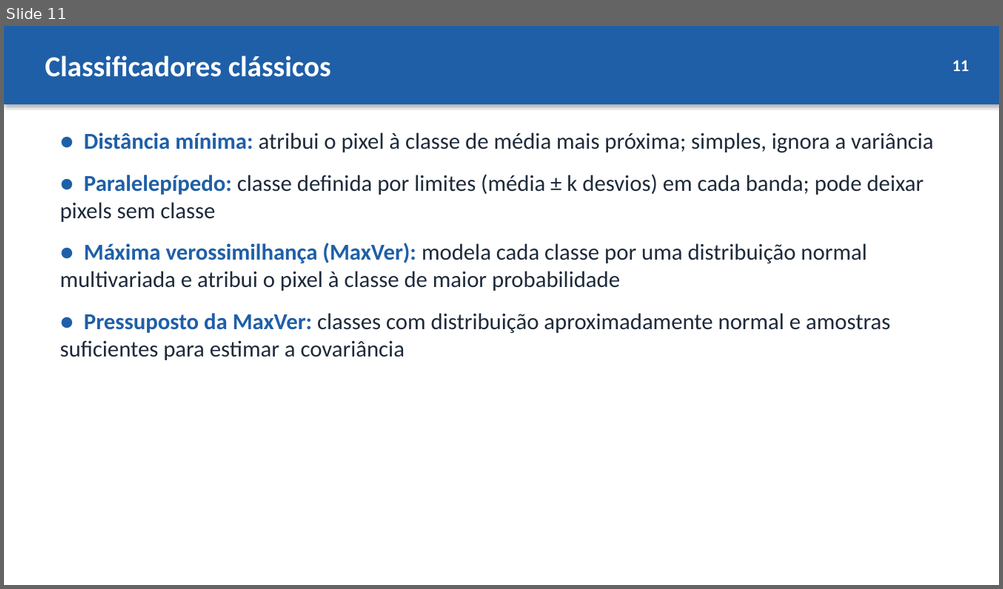
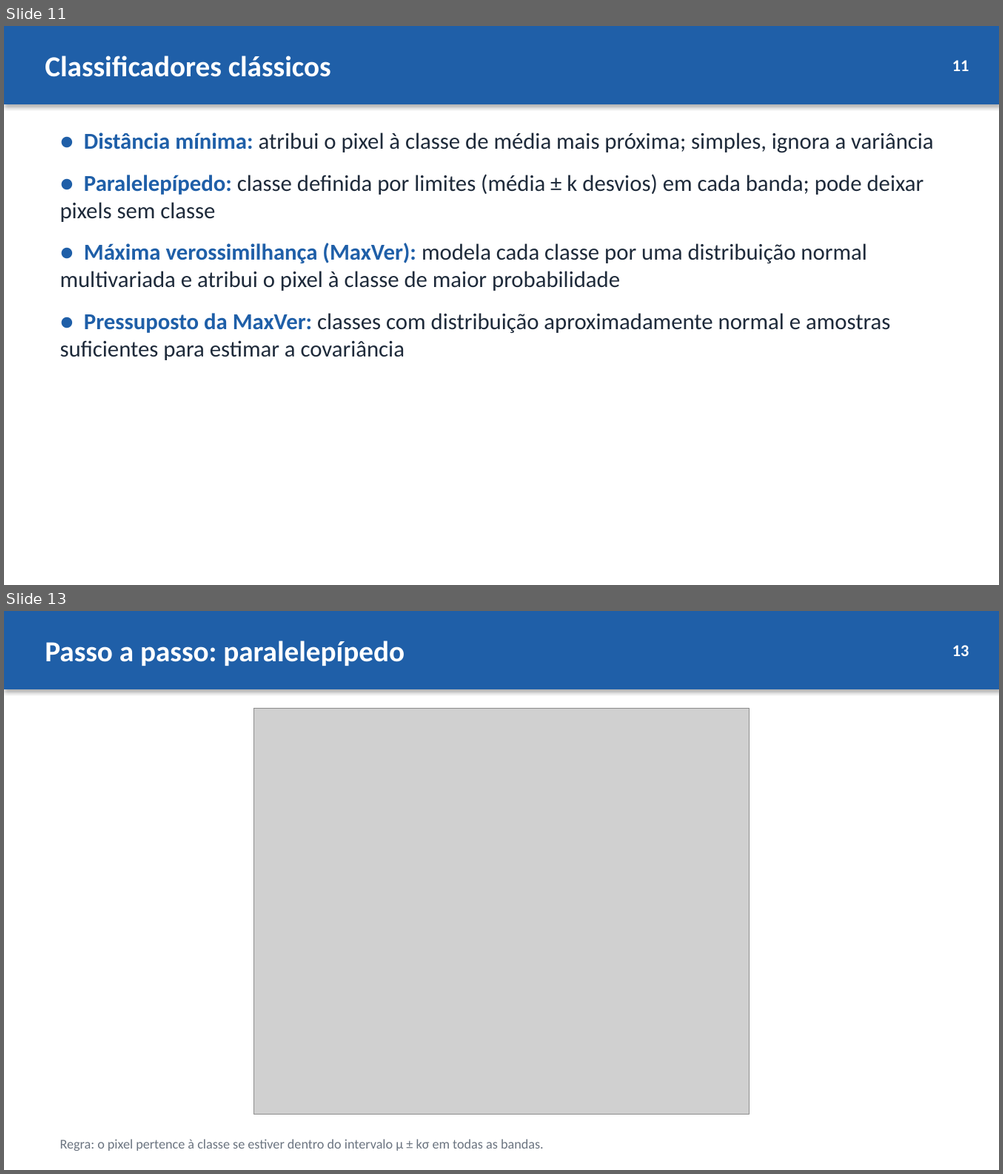
Before and after one commit to hatanpinheiro/hatanpinheiro.github.io, a slide deck: aula/classificacao/slides/Aula2_Classificacao.pptx. Shown one above the other, each under a label of ours: slide 11 before the commit, slides 11 and 13 after it; the slides between them are not shown. The pictures are 1003x589 and 1003x1174 pixels, drawn with LibreOffice and Linux fonts; fonts in the diff are those of the drawing; grey boxes stand for pictures. Boxes give left, top, right and bottom in pixels: in the first picture for what was removed or moved away, otherwise in the second. Text is boxed around its words. In the diff, an @@ line names an element or a change of style, - is before the commit and + after.

```diff
--- a/aula/classificacao/slides/Aula2_Classificacao.pptx
+++ b/aula/classificacao/slides/Aula2_Classificacao.pptx
@@ slide 13 added at <box>4,611,999,1170</box>, background #FFFFFF @@
@@ rectangle added at <box>4,611,999,689</box>, fill #1F5FA8, outline #1F5FA8 1 pt @@
@@ text added at <box>45,641,404,666</box>, 28 pt, text #FFFFFF, bold @@
+Passo a passo: paralelepípedo
@@ text added at <box>952,645,969,656</box>, 16 pt, text #FFFFFF, bold @@
+13
@@ picture added at <box>254,708,748,1115</box> @@
@@ text added at <box>60,1139,543,1151</box>, 13 pt, text #6B7480 @@
+Regra: o pixel pertence à classe se estiver dentro do intervalo μ ± kσ em todas as bandas.
```
Also in this commit, not shown: 14 slides changed, 4 other slides added, 4 other files.
